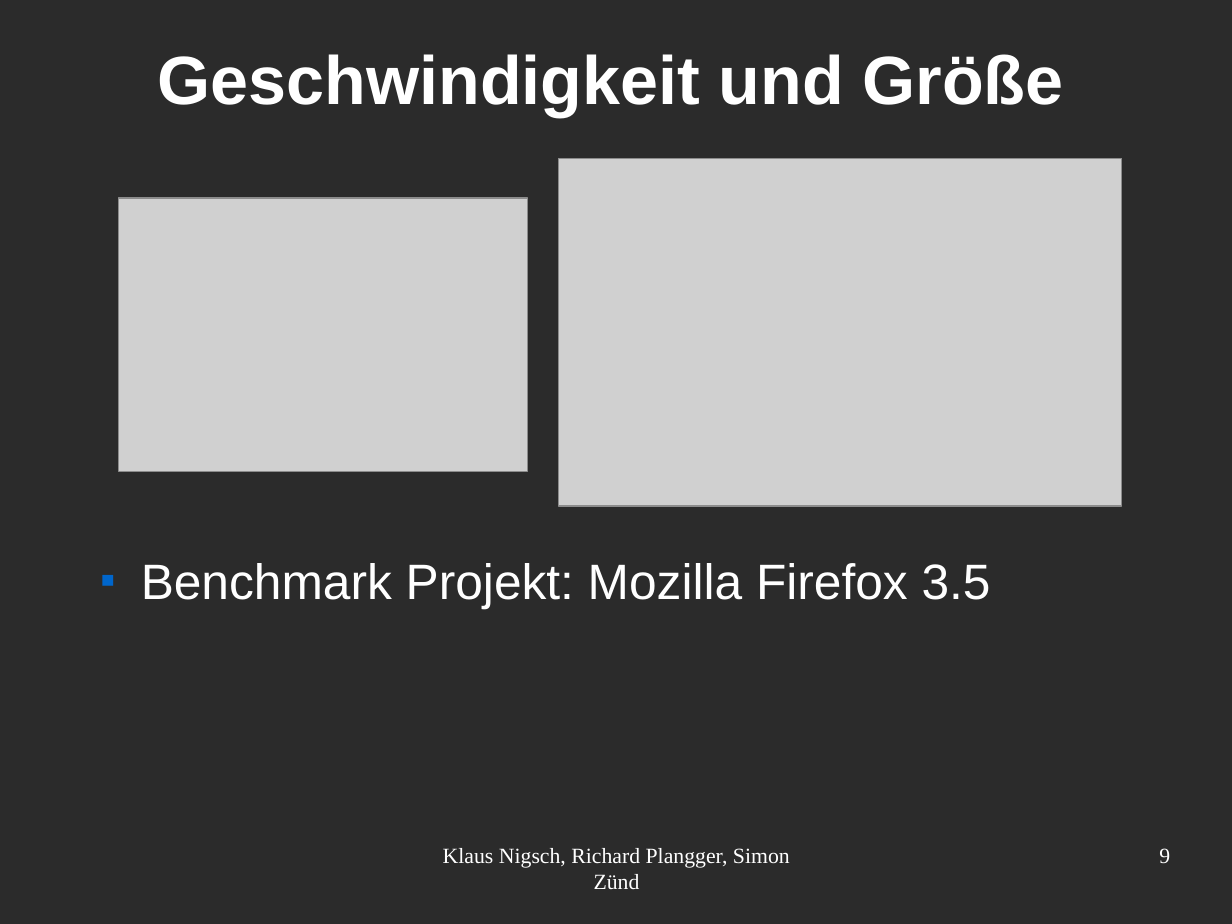
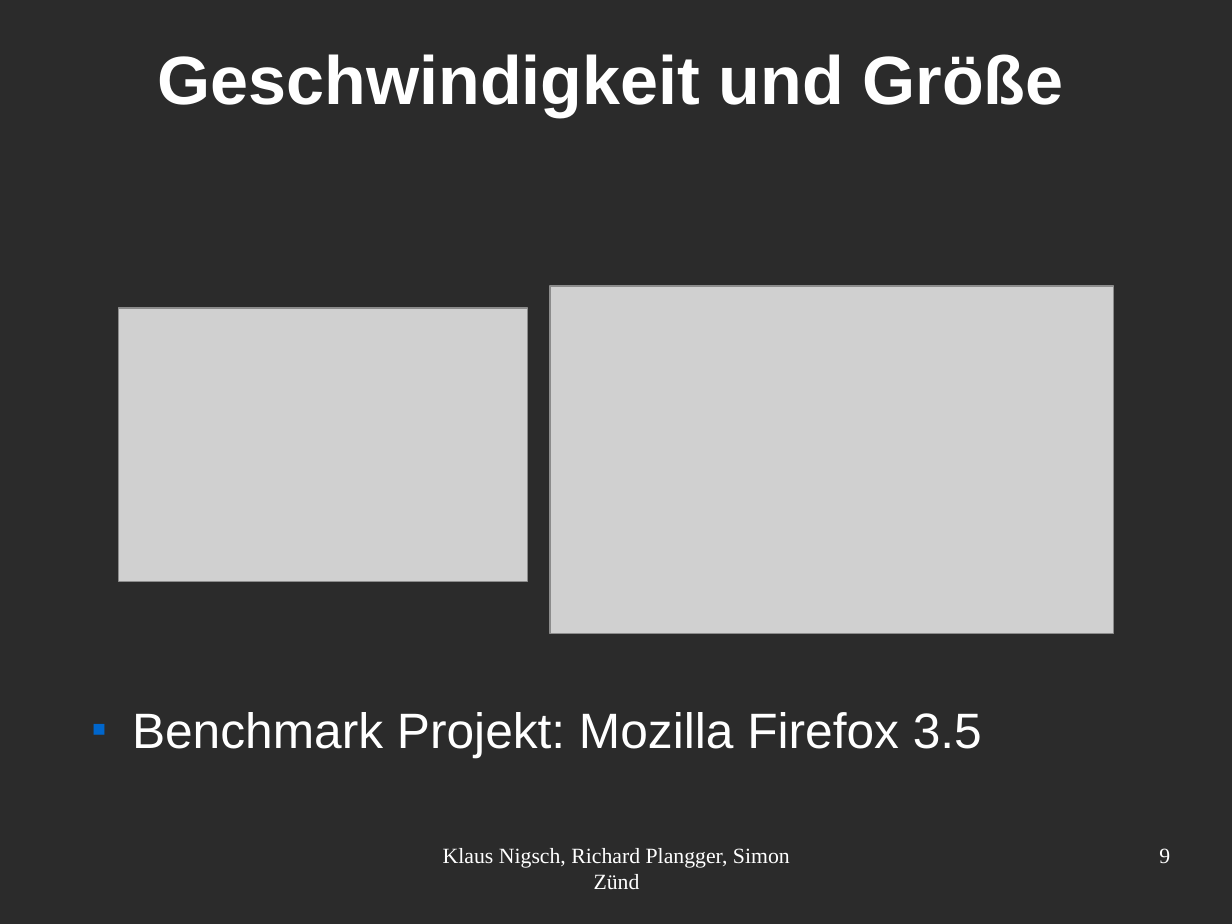
Before and after one commit to planrich/gma2010, a slide deck: slide 9 of presentation/main.odp. Drawn at 1232x924 pixels with LibreOffice and Linux fonts; fonts in the diff are those of the drawing; grey boxes stand for pictures; background and template pictures are left out; a plain dark background stands for a picture behind light text. Boxes give left, top, right and bottom in pixels: in the first picture for what was removed or moved away, otherwise in the second. Text is boxed around its words. In the diff, an @@ line names an element or a change of style, - is before the commit and + after.

Commit message:
final version of presentation and paper

```diff
--- a/presentation/main.odp
+++ b/presentation/main.odp
@@ picture: place and size @@
-picture at bbox=[559, 159, 1122, 506]
+picture at bbox=[550, 286, 1113, 634]
@@ picture: place and size @@
-picture at bbox=[119, 198, 529, 471]
+picture at bbox=[119, 309, 529, 581]
@@ text "Benchmark Projekt: Mozilla Firefox 3.5": place and size @@
-text "Benchmark Projekt: Mozilla Firefox 3.5" at bbox=[141, 563, 991, 609]
+text "Benchmark Projekt: Mozilla Firefox 3.5" at bbox=[132, 712, 982, 758]
```
